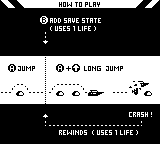
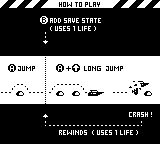
Layer changes from the first (160, 144) image to the second:
renamed "White Strip #1" to "Stripes Right", moved it above "Stripes left", painted on it over [113, 0, 160, 8]
renamed "Pasted Layer" to "Stripes left", painted on it over [0, 0, 48, 8]
